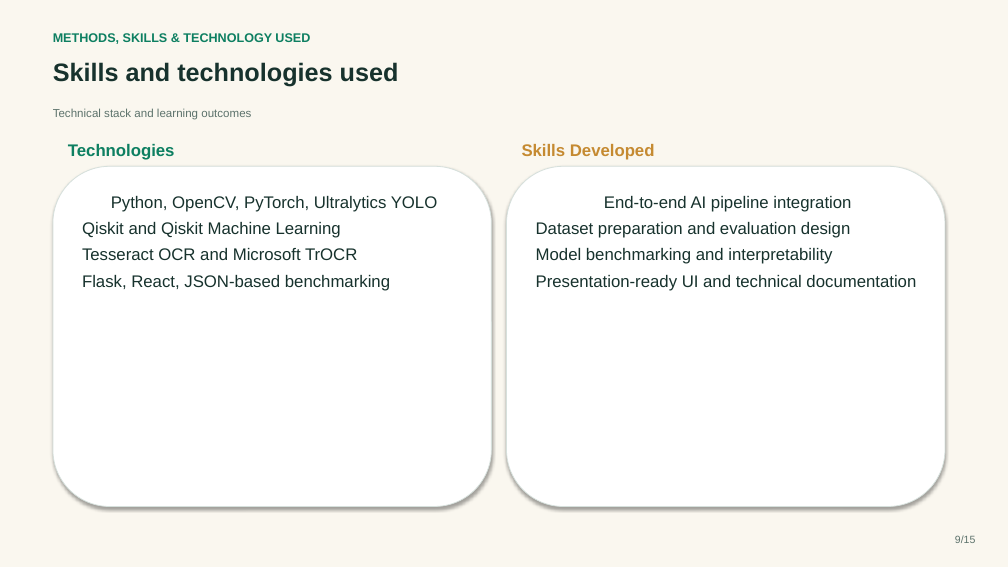
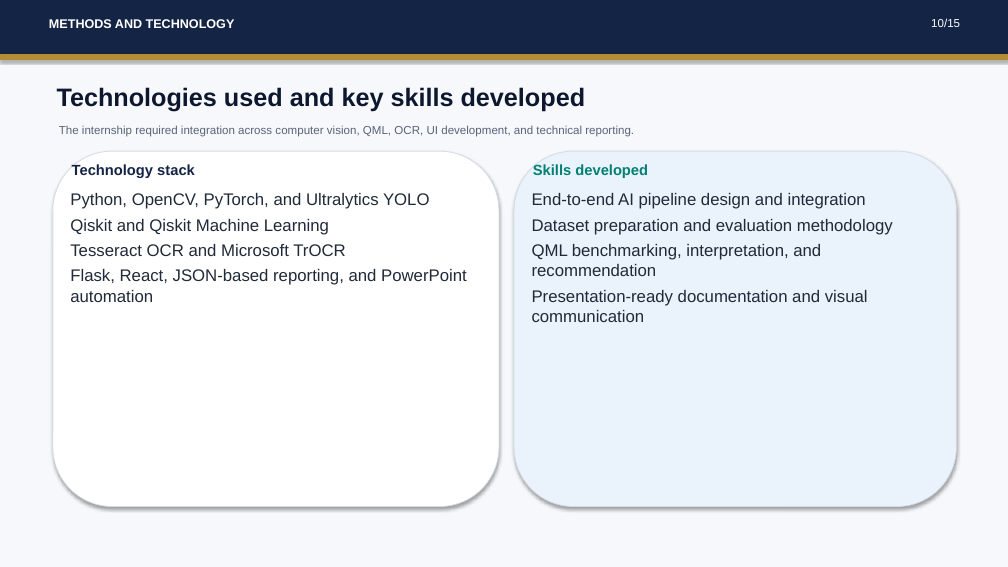
Before and after one commit to saivignesh-balne/QML-OBJECT_DETECTION_OCR, a slide deck: slide 10 of docs/INTERNSHIP_EVALUATION_PRESENTATION.pptx (slide 9 before the commit). Drawn at 1008x567 pixels with LibreOffice and Linux fonts; fonts in the diff are those of the drawing. Boxes give left, top, right and bottom in pixels: in the first picture for what was removed or moved away, otherwise in the second. Text is boxed around its words. In the diff, an @@ line names an element or a change of style, - is before the commit and + after.

```diff
--- a/docs/INTERNSHIP_EVALUATION_PRESENTATION.pptx
+++ b/docs/INTERNSHIP_EVALUATION_PRESENTATION.pptx
@@ background #FAF7EF to #F6F8FB @@
@@ rectangle added at <box>0,0,1008,54</box>, fill #142444, outline #142444 0.75 pt @@
@@ text at <box>49,19,235,28</box>: text changed; text colour #0D7F61 to #FFFFFF @@
-METHODS, SKILLS & TECHNOLOGY USED
+METHODS AND TECHNOLOGY
@@ text added at <box>931,18,960,27</box>, 11 pt, text #FFFFFF @@
+10/15
@@ rectangle added at <box>0,54,1008,59</box>, fill #B48C36, outline #B48C36 0.75 pt @@
@@ text at <box>57,87,586,111</box>: text changed; text colour #17322D to #0D182E @@
-Skills and technologies used
+Technologies used and key skills developed
@@ text removed at <box>53,108,251,120</box> @@
-Technical stack and learning outcomes
@@ text added at <box>59,125,634,137</box>, 11 pt, text #586478 @@
+The internship required integration across computer vision, QML, OCR, UI development, and technical reporting.
@@ text removed at <box>68,144,175,160</box> @@
-Technologies
@@ rounded rectangle added at <box>53,151,499,507</box>, fill #FFFFFF, outline #D6DCE4 0.75 pt @@
@@ text added at <box>72,164,195,178</box>, 14 pt, text #142444, bold @@
+Technology stack
@@ rounded rectangle added at <box>514,151,957,507</box>, fill #EAF2FB, outline #D6DCE4 0.75 pt @@
@@ text at <box>533,164,648,178</box>: text changed; size 16 to 14 pt; text colour #C58A31 to #008071 @@
-Skills Developed
+Skills developed
@@ text "Python, OpenCV, PyTorch, and Ultralytics ...": place and size @@
-text "Python, OpenCV, PyTorch, and Ultralytics ..." at <box>53,166,492,507</box>
+text "Python, OpenCV, PyTorch, and Ultralytics ..." at <box>70,193,467,302</box>
@@ text "Python, OpenCV, PyTorch, and Ultralytics ..." at <box>70,193,467,302</box>: fill #FFFFFF to none; outline #D6E0DC 0.75 pt to none; shadow off @@
@@ text at <box>70,193,430,209</box>: text changed; text colour #17322D to #202A38 @@
-Python, OpenCV, PyTorch, Ultralytics YOLO
+Python, OpenCV, PyTorch, and Ultralytics YOLO
@@ text "End-to-end AI pipeline design and ..." at <box>532,193,893,322</box>: fill #FFFFFF to none; outline #D6E0DC 0.75 pt to none; shadow off @@
@@ text "End-to-end AI pipeline design and ...": place and size @@
-text "End-to-end AI pipeline design and ..." at <box>507,166,945,507</box>
+text "End-to-end AI pipeline design and ..." at <box>532,193,893,322</box>
@@ text at <box>532,193,893,322</box>: text changed; text colour #17322D to #202A38 @@
-End-to-end AI pipeline integration
-Dataset preparation and evaluation design
-Model benchmarking and interpretability
-Presentation-ready UI and technical documentation
+End-to-end AI pipeline design and integration
+Dataset preparation and evaluation methodology
+QML benchmarking, interpretation, and recommendation
+Presentation-ready documentation and visual communication
@@ text at <box>70,219,345,256</box>: text colour #17322D to #202A38 in "Qiskit and Qiskit Machine Learning", "Tesseract OCR and Microsoft TrOCR"; less space between paragraphs @@
@@ text at <box>70,269,467,302</box>: text changed; text colour #17322D to #202A38 @@
-Flask, React, JSON-based benchmarking
+Flask, React, JSON-based reporting, and PowerPoint automation
@@ text removed at <box>955,535,975,543</box> @@
-9/15
```
Also in this commit, not shown: 5 other slides changed, 9 slides added, 9 slides removed, 42 other files.
